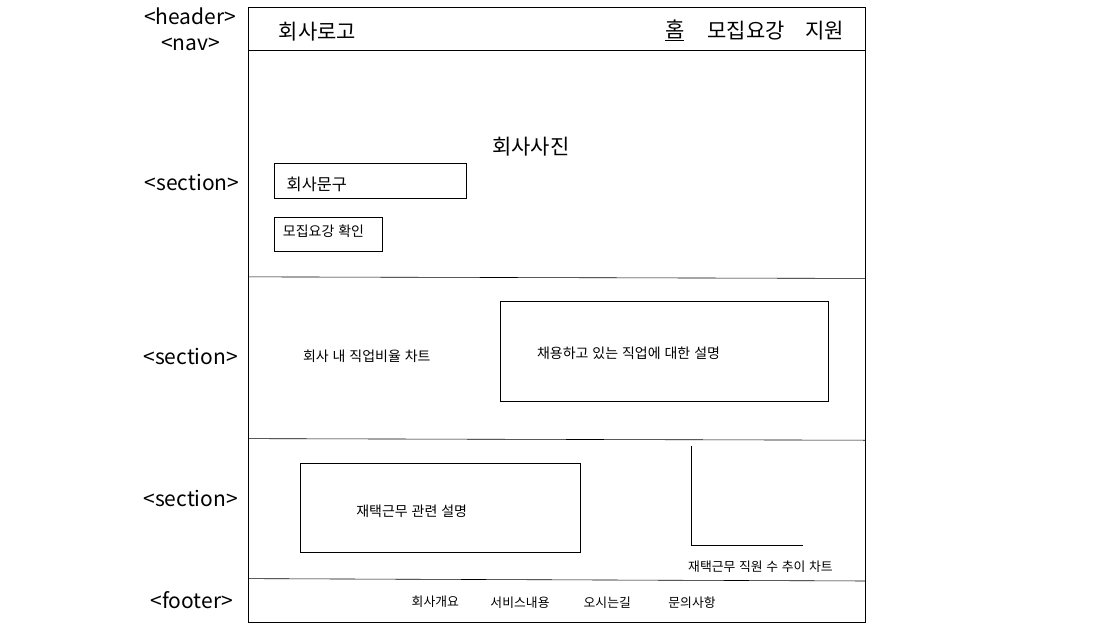
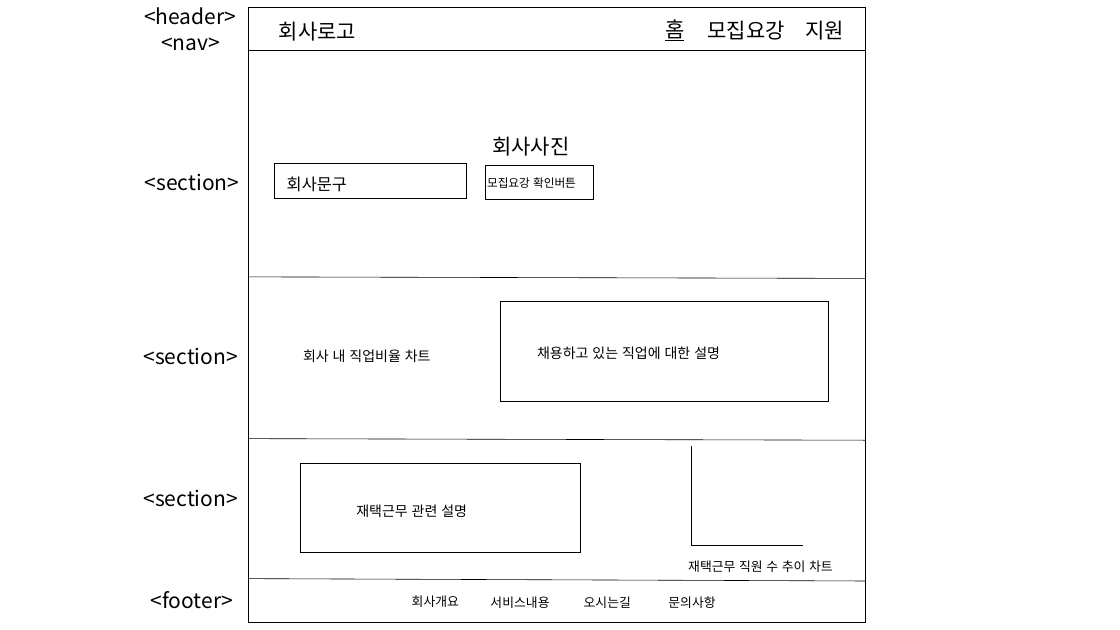
Before and after one commit to pyeong0/A-company-site, a slide deck: slide 1 of myweb/myweb_layout.pptx. Drawn at 1120x630 pixels with LibreOffice and Linux fonts; fonts in the diff are those of the drawing. Boxes give left, top, right and bottom in pixels: in the first picture for what was removed or moved away, otherwise in the second. Text is boxed around its words. In the diff, an @@ line names an element or a change of style, - is before the commit and + after.

```diff
--- a/myweb/myweb_layout.pptx
+++ b/myweb/myweb_layout.pptx
@@ rectangle: place and size @@
-rectangle at box(275, 218, 382, 252)
+rectangle at box(486, 166, 593, 199)
@@ text at box(487, 177, 576, 188): text changed; size 12 to 10 pt @@
-모집요강 확인
+모집요강 확인버튼
```
Also in this commit, not shown: 2 other files.
